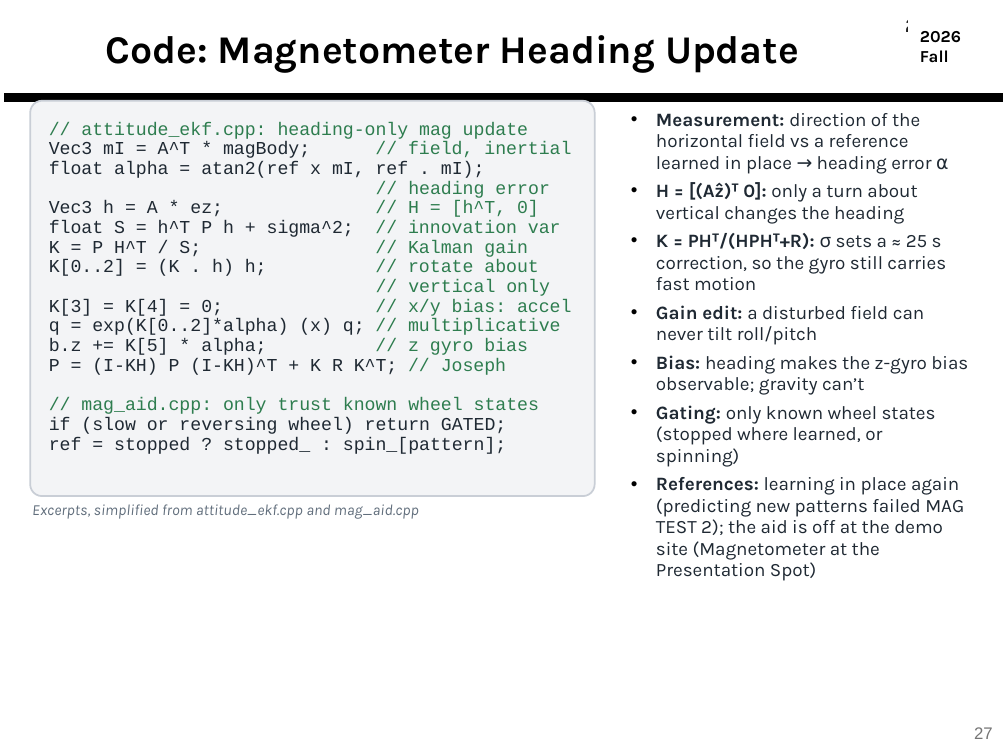
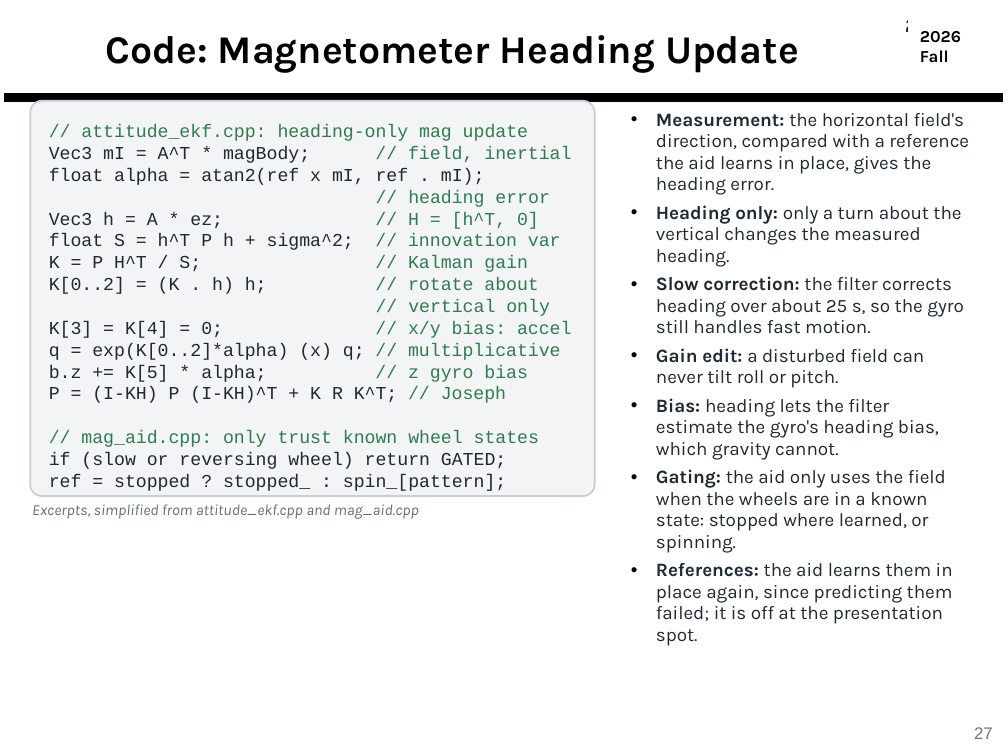
Before and after one commit to derek-weissinger-usafa/Astro-331-Lab-8, a slide deck: slide 27 of Reports/Astro 331 Lab 8_2_3 Body Final Pres.pptx. Drawn at 1008x756 pixels with LibreOffice and Linux fonts; fonts in the diff are those of the drawing; background and template pictures are left out. Boxes give left, top, right and bottom in pixels: in the first picture for what was removed or moved away, otherwise in the second. Text is boxed around its words. In the diff, an @@ line names an element or a change of style, - is before the commit and + after.

```diff
--- a/Reports/Astro 331 Lab 8_2_3 Body Final Pres.pptx
+++ b/Reports/Astro 331 Lab 8_2_3 Body Final Pres.pptx
@@ rounded rectangle "// attitude_ekf.cpp: heading-only mag update" at <box>30,101,595,496</box>: line spacing 0.9 to 1 @@
@@ text at <box>656,113,969,646</box>: text changed @@
-• Measurement: direction of the horizontal field vs a reference learned in place → heading error α
-• H = [(Aẑ)ᵀ 0]: only a turn about vertical changes the heading
-• K = PHᵀ/(HPHᵀ+R): σ sets a ≈ 25 s correction, so the gyro still carries fast motion
-• Gain edit: a disturbed field can never tilt roll/pitch
-• Bias: heading makes the z-gyro bias observable; gravity can’t
-• Gating: only known wheel states (stopped where learned, or spinning)
-• References: learning in place again (predicting new patterns failed MAG TEST 2); the aid is off at the demo site (Magnetometer at the Presentation Spot)
+• Measurement: the horizontal field's direction, compared with a reference the aid learns in place, gives the heading error.
+• Heading only: only a turn about the vertical changes the measured heading.
+• Slow correction: the filter corrects heading over about 25 s, so the gyro still handles fast motion.
+• Gain edit: a disturbed field can never tilt roll or pitch.
+• Bias: heading lets the filter estimate the gyro's heading bias, which gravity cannot.
+• Gating: the aid only uses the field when the wheels are in a known state: stopped where learned, or spinning.
+• References: the aid learns them in place again, since predicting them failed; it is off at the presentation spot.
```
Also in this commit, not shown: 42 other slides changed, 2 other files.
